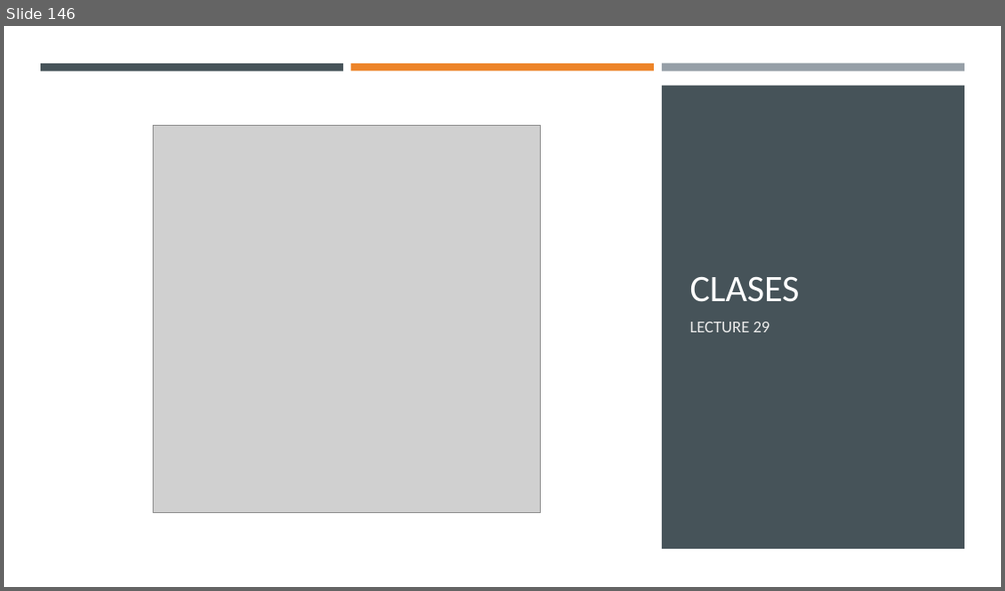
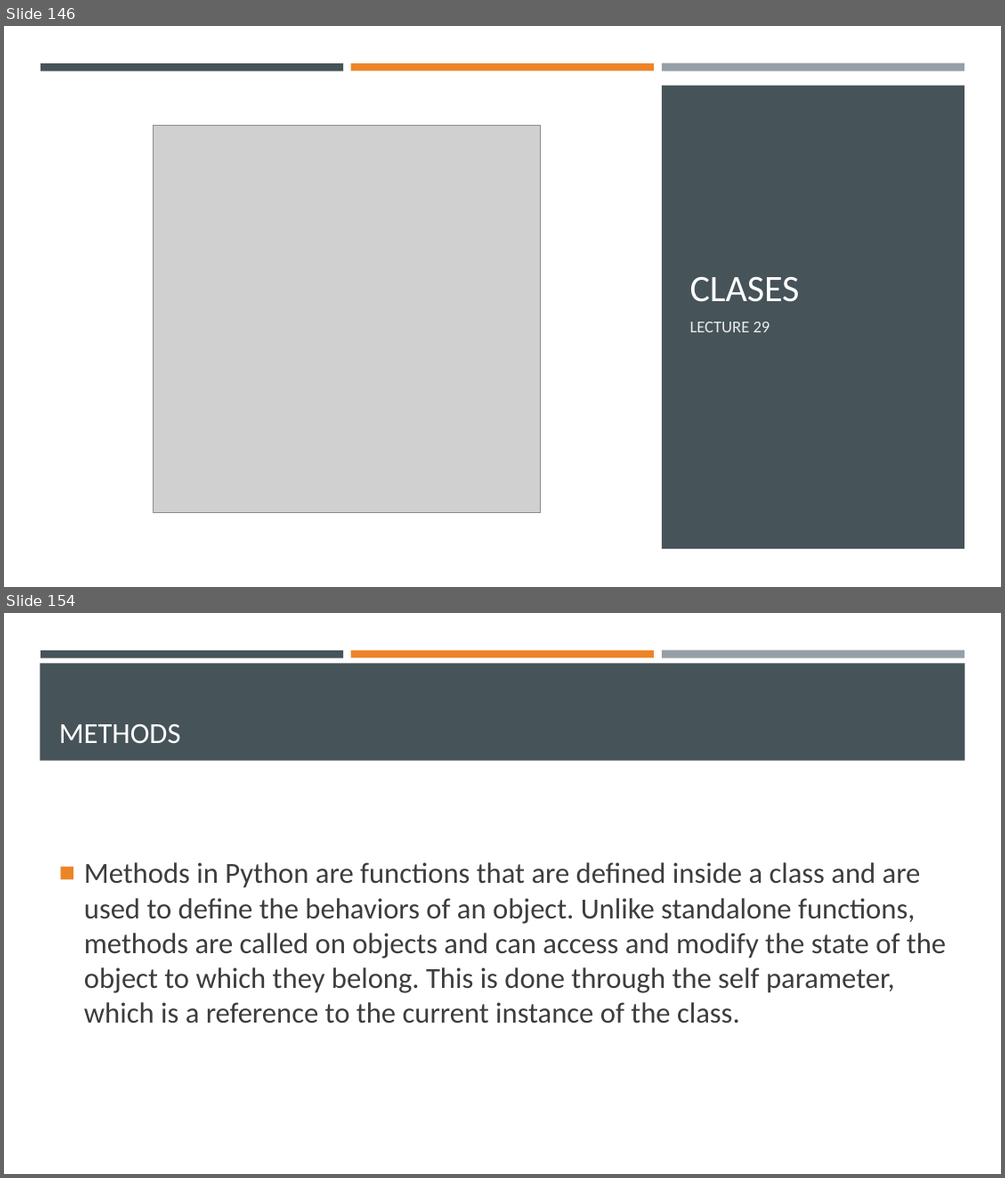
Before and after one commit to Ghost0396/iot, a slide deck: python/Python 3.pptx. Shown one above the other, each under a label of ours: slide 146 before the commit, slides 146 and 154 after it; the slides between them are not shown. The pictures are 1005x591 and 1005x1178 pixels, drawn with LibreOffice and Linux fonts; fonts in the diff are those of the drawing; grey boxes stand for pictures. Boxes give left, top, right and bottom in pixels: in the first picture for what was removed or moved away, otherwise in the second. Text is boxed around its words. In the diff, an @@ line names an element or a change of style, - is before the commit and + after.

```diff
--- a/python/Python 3.pptx
+++ b/python/Python 3.pptx
@@ slide 154 added at (4,613,1001,1174), background #FFFFFF @@
@@ rectangle added at (40,663,965,761), fill #465359 @@
@@ rectangle added at (40,650,343,657), fill #465359 @@
@@ rectangle added at (351,650,654,657), fill #ED8428 @@
@@ rectangle added at (662,650,964,658), fill #969FA7 @@
@@ title added at (59,724,181,743), 28 pt, text #FFFFFF @@
+METHODS
@@ text added at (84,862,946,1023), 28 pt, text #3D3D3D @@
+■ Methods in Python are functions that are defined inside a class and are used to define the behaviors of an object. Unlike standalone functions, methods are called on objects and can access and modify the state of the object to which they belong. This is done through the self parameter, which is a reference to the current instance of the class.
```
Also in this commit, not shown: 8 other slides added, 4 other files.
